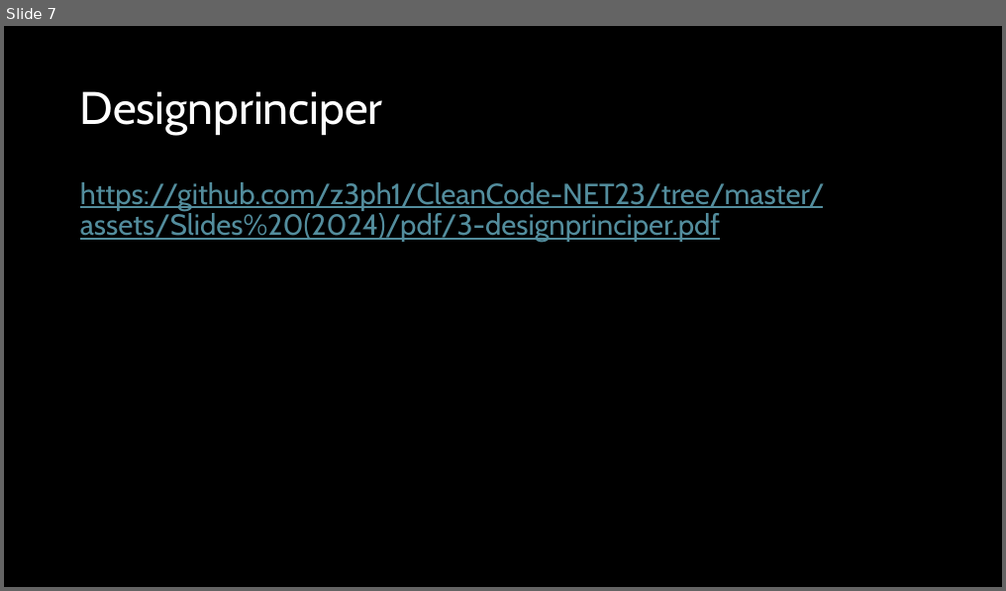
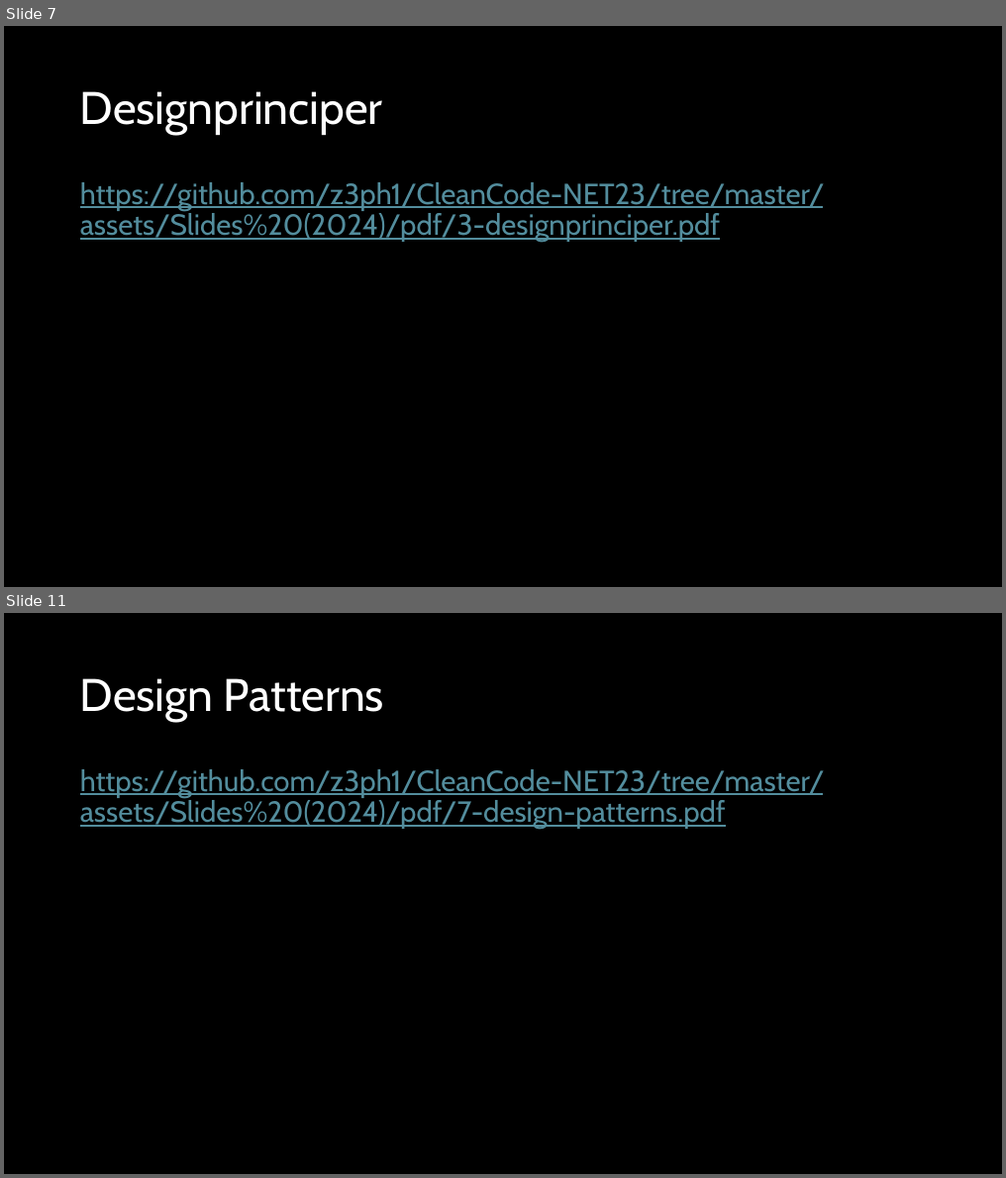
Before and after one commit to z3ph1/CleanCode-NET23, a slide deck: assets/Slides (2024)/pptx/1-cleancode.pptx. Shown one above the other, each under a label of ours: slide 7 before the commit, slides 7 and 11 after it; the slides between them are not shown. The pictures are 1006x591 and 1006x1178 pixels, drawn with LibreOffice and Linux fonts; fonts in the diff are those of the drawing. Boxes give left, top, right and bottom in pixels: in the first picture for what was removed or moved away, otherwise in the second. Text is boxed around its words. In the diff, an @@ line names an element or a change of style, - is before the commit and + after.

```diff
--- a/assets/Slides (2024)/pptx/1-cleancode.pptx
+++ b/assets/Slides (2024)/pptx/1-cleancode.pptx
@@ slide 11 added at bbox=[4, 613, 1002, 1174], background #000000 @@
@@ title added at bbox=[80, 678, 384, 722], 44 pt, text #FFFFFF @@
+Design Patterns
@@ text added at bbox=[80, 769, 825, 830], 28 pt, text #538D9D, underline @@
+https://github.com/z3ph1/CleanCode-NET23/tree/master/assets/Slides%20(2024)/pdf/7-design-patterns.pdf
```
Also in this commit, not shown: 5 other slides added, 28 other files.
